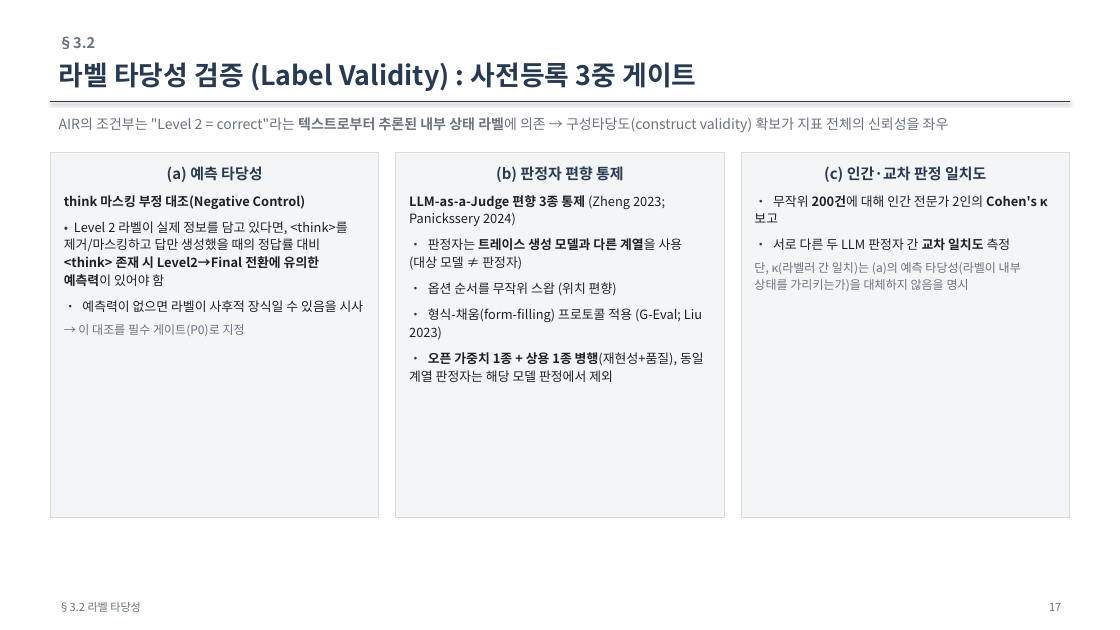
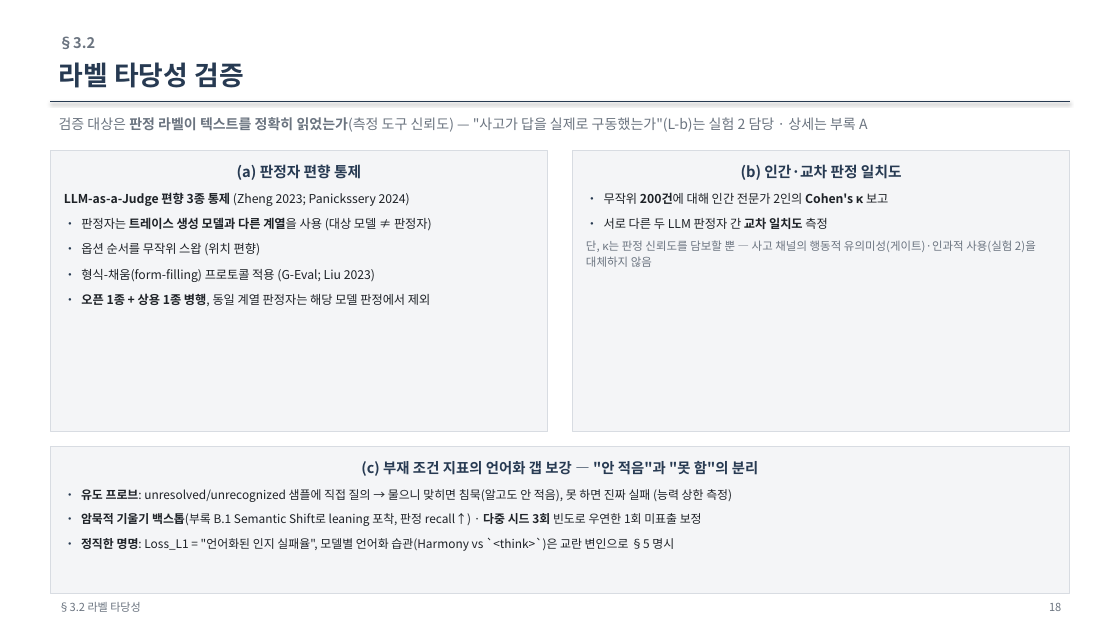
Before and after one commit to jin-ryu/temporal-conflict-qa, a slide deck: slide 18 of docs/ThinkConflict_연구보고.pptx (slide 17 before the commit). Drawn at 1120x630 pixels with LibreOffice and Linux fonts; fonts in the diff are those of the drawing. Boxes give left, top, right and bottom in pixels: in the first picture for what was removed or moved away, otherwise in the second. Text is boxed around its words. In the diff, an @@ line names an element or a change of style, - is before the commit and + after.

Commit message:
docs: ThinkConflict 계획서 대개편 — 진단 프레임워크를 1차 기여로 전면화(기여 목록·한줄요약 신설), 실험 재구성(귀속통제 통합·인과개입 truncation+resampling 한정, AIR-Gate/steering/attention/로드맵 제거), 지표·라벨타당성·측정규약 표준화, 실험결과 섹션 신설·References 스타일화·RQ/헤딩 순번 통일 + PPT 동기화

```diff
--- a/docs/ThinkConflict_연구보고.pptx
+++ b/docs/ThinkConflict_연구보고.pptx
@@ text at bbox=[59, 62, 243, 88]: text changed @@
-라벨 타당성 검증 (Label Validity) : 사전등록 3중 게이트
+라벨 타당성 검증
@@ text at bbox=[59, 117, 868, 132]: text changed @@
-AIR의 조건부는 "Level 2 = correct"라는 텍스트로부터 추론된 내부 상태 라벨에 의존 → 구성타당도(construct validity) 확보가 지표 전체의 신뢰성을 좌우
+검증 대상은 판정 라벨이 텍스트를 정확히 읽었는가(측정 도구 신뢰도) — "사고가 답을 실제로 구동했는가"(L-b)는 실험 2 담당 · 상세는 부록 A
@@ rectangle "(a) 판정자 편향 통제": place and size @@
-rectangle "(a) 판정자 편향 통제" at bbox=[396, 152, 724, 518]
+rectangle "(a) 판정자 편향 통제" at bbox=[50, 150, 548, 432]
@@ rectangle removed at bbox=[50, 152, 379, 518] @@
-(a) 예측 타당성
-think 마스킹 부정 대조(Negative Control)
-• Level 2 라벨이 실제 정보를 담고 있다면, <think>를 제거/마스킹하고 답만 생성했을 때의 정답률 대비 <think> 존재 시 Level2→Final 전환에 유의한 예측력이 있어야 함
-• 예측력이 없으면 라벨이 사후적 장식일 수 있음을 시사
-→ 이 대조를 필수 게이트(P0)로 지정
@@ text in rectangle at bbox=[237, 164, 361, 180]: text changed; size 12.8 to 12.6 pt @@
-(b) 판정자 편향 통제
+(a) 판정자 편향 통제
@@ rectangle "(b) 인간·교차 판정 일치도": place and size @@
-rectangle "(b) 인간·교차 판정 일치도" at bbox=[741, 152, 1070, 518]
+rectangle "(b) 인간·교차 판정 일치도" at bbox=[573, 150, 1070, 432]
@@ text in rectangle at bbox=[741, 164, 902, 180]: text changed; size 12.8 to 12.6 pt @@
-(c) 인간·교차 판정 일치도
+(b) 인간·교차 판정 일치도
@@ text in rectangle at bbox=[64, 192, 432, 282]: size 11 to 10.5 pt in "LLM-as-a-Judge 편향 3종 통제 (Zheng 2023; Panickssery ...", "• 판정자는 트레이스 생성 모델과 다른 계열을 ...", "• 옵션 순서를 무작위 스왑 (위치 편향)", "• 형식-채움(form-filling) 프로토콜 적용 (G-Eval; Liu 2023)" @@
@@ text in rectangle at bbox=[604, 192, 888, 229]: size 11 to 10.5 pt in "• 무작위 200건에 대해 인간 전문가 2인의 ...", "• 서로 다른 두 LLM 판정자 간 ..." @@
@@ text in rectangle at bbox=[586, 240, 1036, 267]: text changed; size 10.3 to 9.8 pt @@
-단, κ(라벨러 간 일치)는 (a)의 예측 타당성(라벨이 내부 상태를 가리키는가)을 대체하지 않음을 명시
+단, κ는 판정 신뢰도를 담보할 뿐 — 사고 채널의 행동적 유의미성(게이트)·인과적 사용(실험 2)을 대체하지 않음
@@ text in rectangle at bbox=[81, 293, 430, 306]: text changed; size 11 to 10.5 pt @@
-• 오픈 가중치 1종 + 상용 1종 병행(재현성+품질), 동일 계열 판정자는 해당 모델 판정에서 제외
+• 오픈 1종 + 상용 1종 병행, 동일 계열 판정자는 해당 모델 판정에서 제외
@@ rectangle added at bbox=[50, 447, 1070, 594], fill #F4F5F7, outline #D8DCE2 0.75 pt, 10.2 pt, text #1E2227 @@
+(c) 부재 조건 지표의 언어화 갭 보강 — "안 적음"과 "못 함"의 분리
+• 유도 프로브: unresolved/unrecognized 샘플에 직접 질의 → 물으니 맞히면 침묵(알고도 안 적음), 못 하면 진짜 실패 (능력 상한 측정)
+• 암묵적 기울기 백스톱(부록 B.1 Semantic Shift로 leaning 포착, 판정 recall↑) · 다중 시드 3회 빈도로 우연한 1회 미표출 보정
+• 정직한 명명: Loss_L1 = "언어화된 인지 실패율", 모델별 언어화 습관(Harmony vs `<think>`)은 교란 변인으로 §5 명시
@@ text at bbox=[1049, 603, 1061, 611]: text changed @@
-17
+18
```
Also in this commit, not shown: 17 other slides changed, 1 slide added, 2 slides removed, 2 other files.
